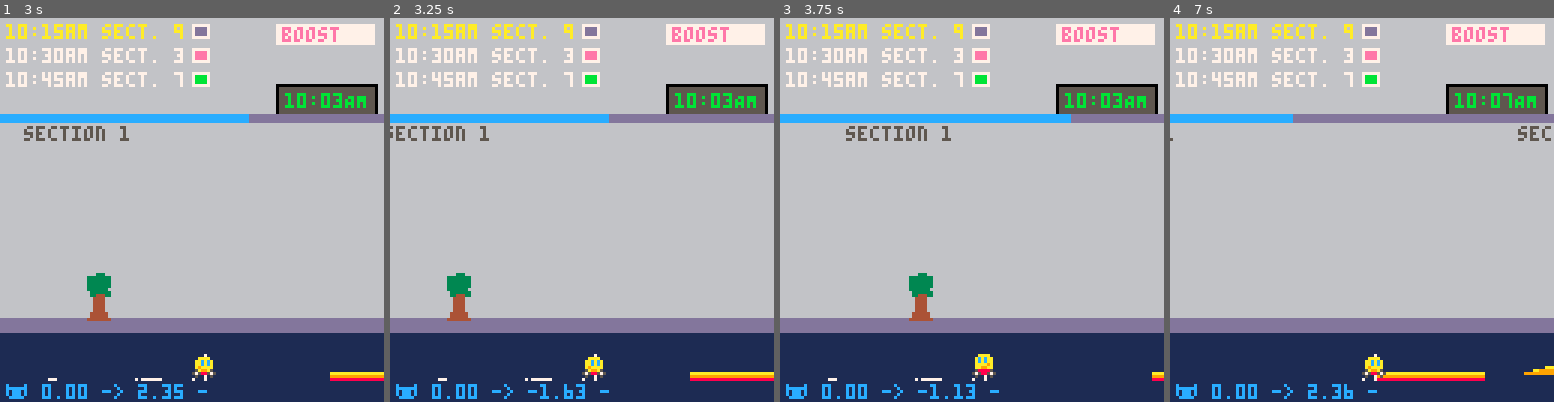
Above: before the commit, frames 1-4 (left to right).
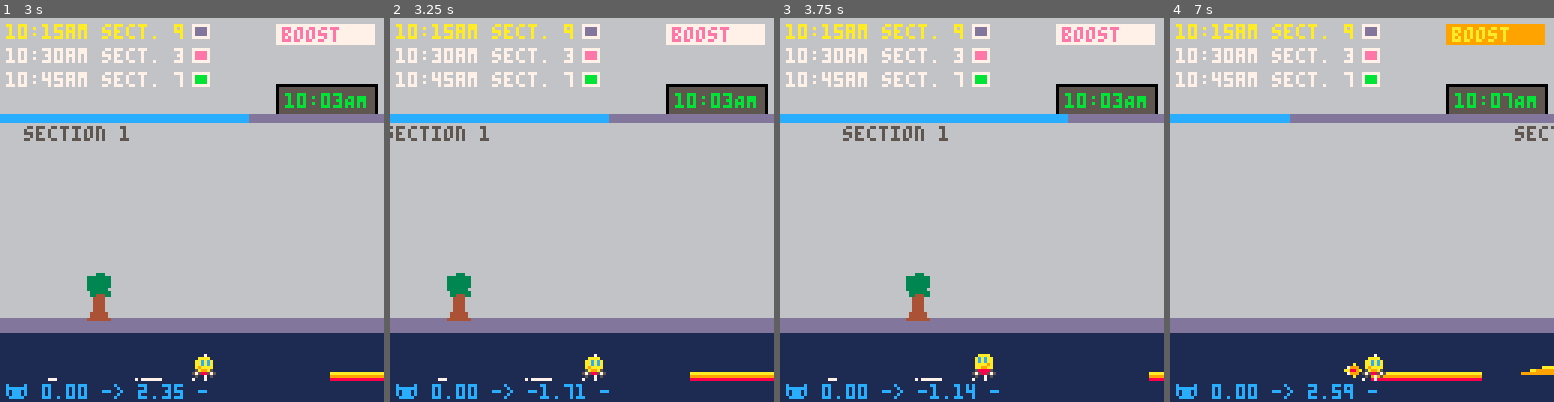
Above: after the commit, the same moments.

Repository: broquaint/pico8-carts
Game: PICO-8 cartridge racer.p8
Same seed, same stepped clock (60 frames per second), same inputs: the game is played once before the commit and once after it.
Inputs:
- Up to frame 1 (3 s): tap X (X key) at 0.33, 1.07, 1.85, 2.97 s; tap O (Z key) at 0.7, 1.7, 2.1, 2.5, 2.9 s; hold Right 1.6-2.1 s; hold Up 2.15-2.42 s; hold Right from 2.47 s (still down)
- Up to frame 2 (3.25 s): release Right at 3.03 s; hold Left from 3.08 s (still down)
- Up to frame 3 (3.75 s): tap O (Z key) at 3.3, 3.7 s; release Left at 3.58 s; hold Down from 3.63 s (still down)
- Up to frame 4 (7 s): release Down at 3.97 s; hold Right 4.02-4.68 s; tap X (X key) at 4.08, 5.2, 6.32 s; tap O (Z key) every 0.4 s from 4.1 to 6.9 s; hold Up 4.73-5.03 s; hold Left 5.08-5.68 s; hold Down 5.73-6.03 s; hold Right 6.08-6.58 s; hold Right from 6.63 s (still down)

Frame 1 is identical in both runs. In frame 2, less than 0.1% of the frame differs, in the area x 45-51%, y 95-100%; in frame 3, 0.8%; in frame 4, 1.8%, in the area x 0-100%, y 1-100%.

Commit message:
Tweak brake effect
Having linear braking isn't as natural but it is easier to play with.

Diff:
--- a/racer.p8
+++ b/racer.p8
@@ -489,17 +489,18 @@
 
       -- debug('applying friction was ', tostr(car.speed), ' now ', tostr(ns))
       -- For some reason going left doesn't reduce speed to 0. FP math >_<
-      car.speed = abs(ns) > 0.1 and ns or 0
+      car.speed = abs(ns) > 0.05 and ns or 0
 
       car.boosted_at = false
    end
 
-   -- Reduce boost if on the ground or in the air and "breaking"
-   local break_button = car.dir == dir_right and b_left or b_right
-   if still_boosting() and (not car.jumping and t() - car.boosted_at > 0.3) or btn(break_button) then
+   -- Reduce boost if on the ground or in the air and "braking"
+   local brake_button = car.dir == dir_right and b_left or b_right
+   if still_boosting() and (not car.jumping and t() - car.boosted_at > 0.3) or btn(brake_button) then
       if car.boost_meter > 0 then
-         if btn(break_button) then
-            car.boost_meter *= (car.boost_meter > 3) and 0.9 or 0
+         if btn(brake_button) then
+            -- About enough to stop between ramps.
+            car.boost_meter -= 1.5
          else
             car.boost_meter -= 1
          end
